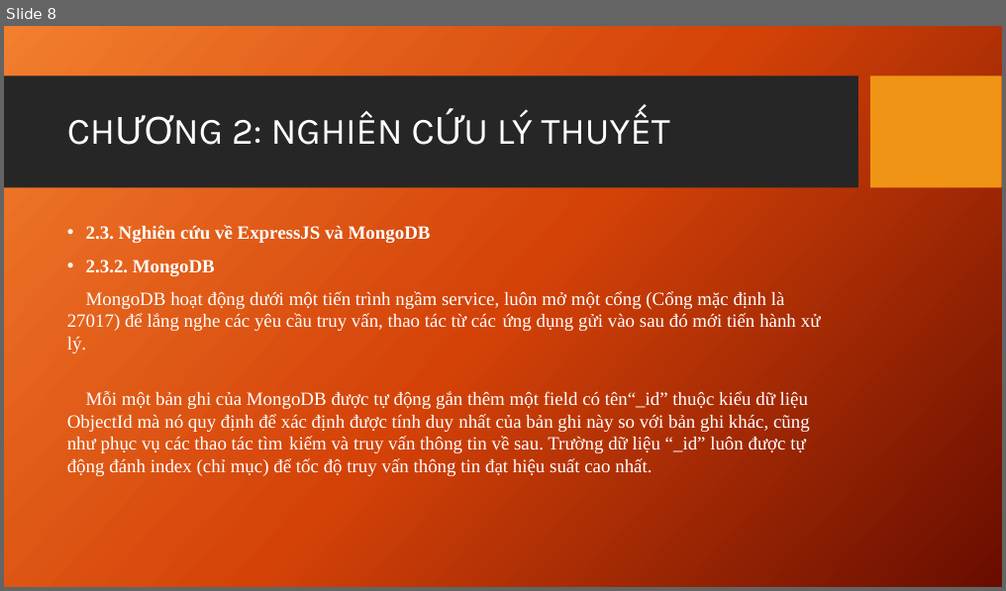
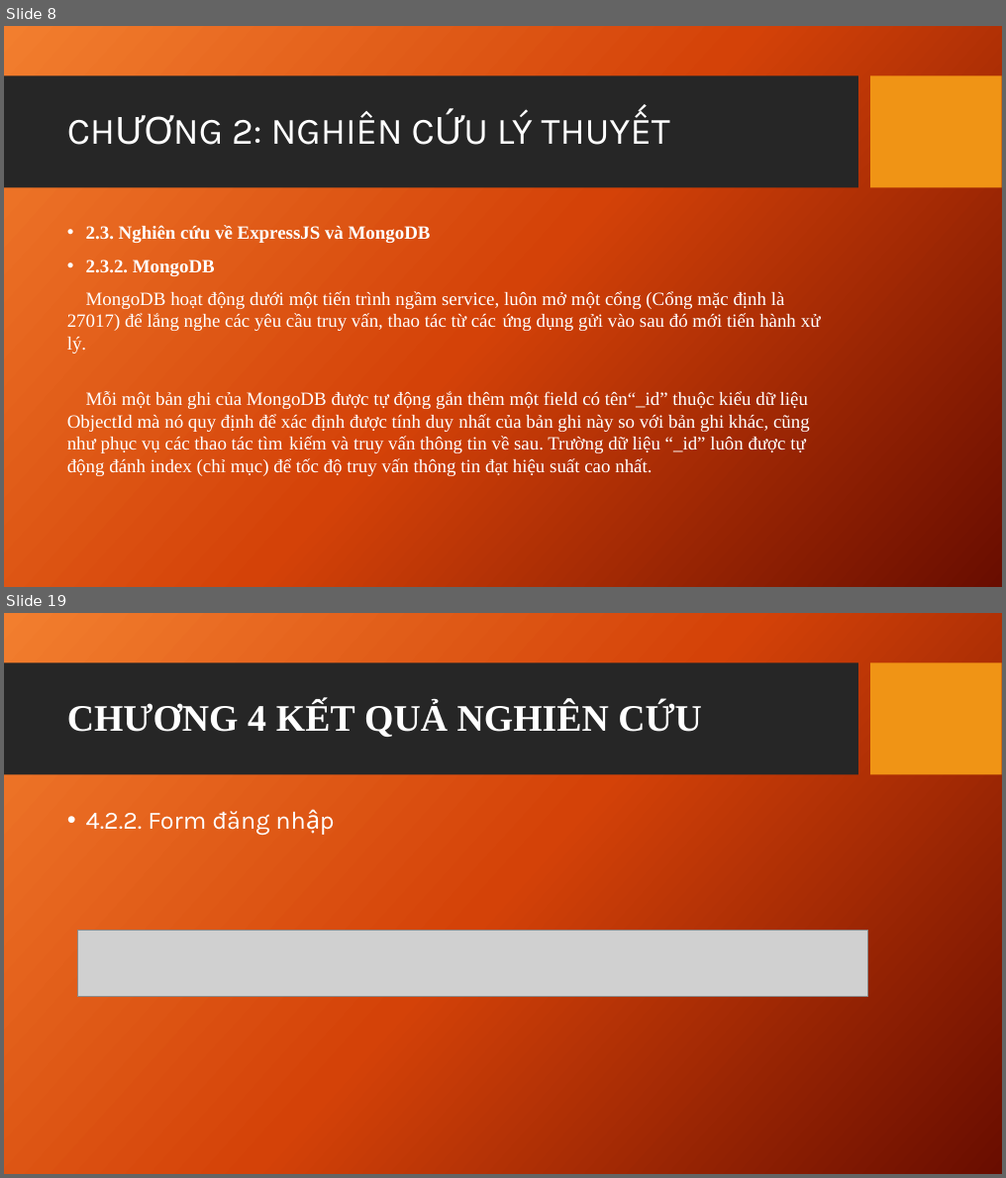
Before and after one commit to SichithienDa21tta/ChiaSeXE, a slide deck: thesis/abs/CSN-DA21TTA-Sỉ Chí Thiện-110121107-Chia sẻ xe cho giảng viên.pptx. Shown one above the other, each under a label of ours: slide 8 before the commit, slides 8 and 19 after it; the slides between them are not shown. The pictures are 1006x591 and 1006x1178 pixels, drawn with LibreOffice and Linux fonts; fonts in the diff are those of the drawing; grey boxes stand for pictures; background and template pictures are left out. Boxes give left, top, right and bottom in pixels: in the first picture for what was removed or moved away, otherwise in the second. Text is boxed around its words. In the diff, an @@ line names an element or a change of style, - is before the commit and + after.

```diff
--- a/thesis/abs/CSN-DA21TTA-Sỉ Chí Thiện-110121107-Chia sẻ xe cho giảng viên.pptx
+++ b/thesis/abs/CSN-DA21TTA-Sỉ Chí Thiện-110121107-Chia sẻ xe cho giảng viên.pptx
@@ slide 19 added at [4, 613, 1002, 1174], background picture (left out); not listed: 2 template elements that a slide beside it also shows @@
@@ title added at [67, 701, 702, 737], 36 pt, text #FFFFFF, bold @@
+CHƯƠNG 4 KẾT QUẢ NGHIÊN CỨU
@@ text added at [86, 811, 269, 835], 24 pt, text #FFFFFF @@
+• 4.2.2. Form đăng nhập
@@ picture added at [77, 931, 868, 997] @@
```
Also in this commit, not shown: 2 slides changed, 17 other slides added.
